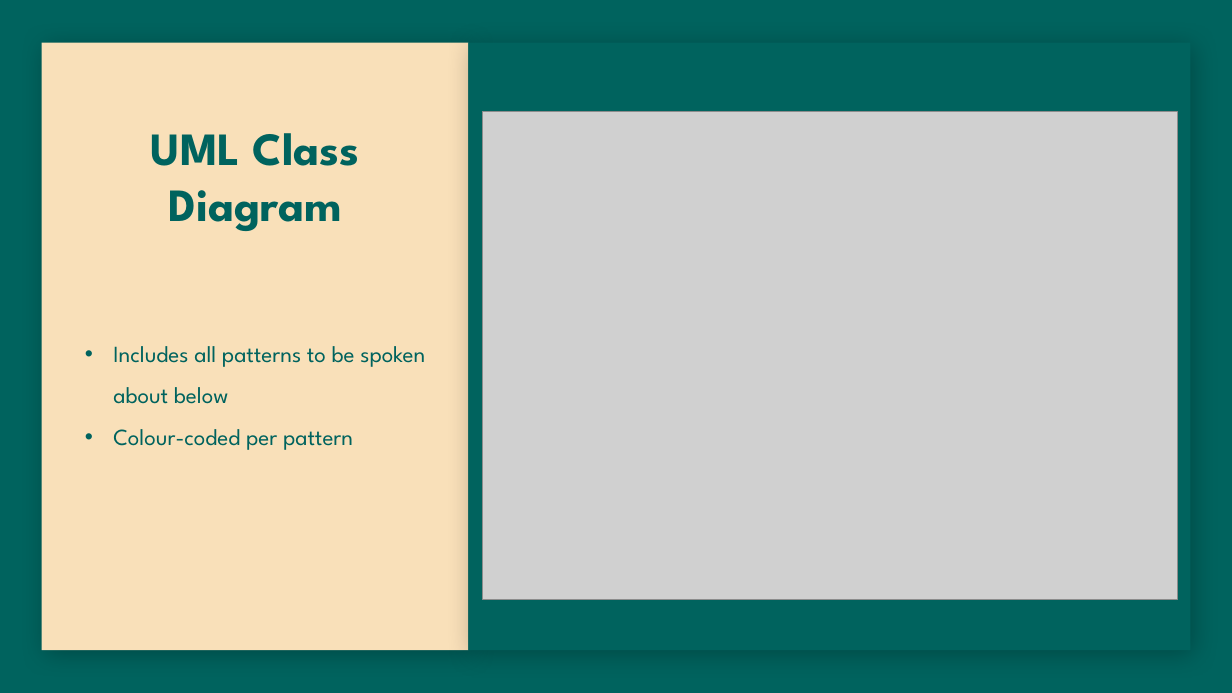
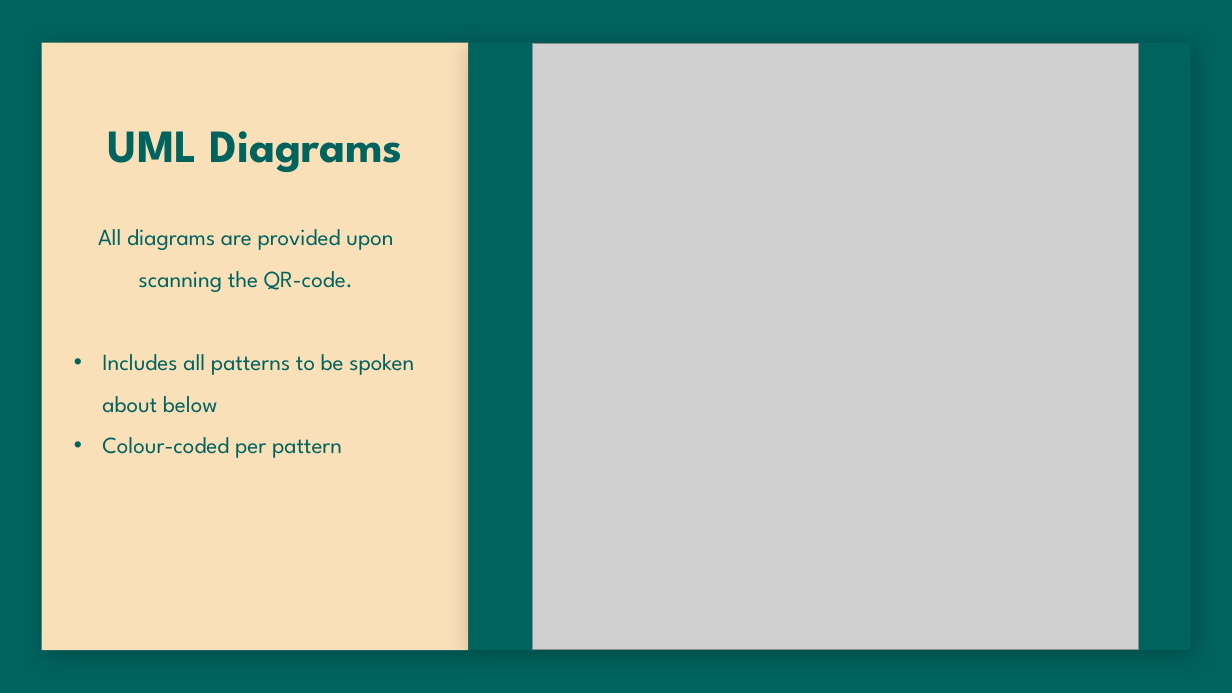
Before and after one commit to yashGhela/cos214prac6, a slide deck: slide 6 of Presentation/TIVIDY-Presentation.pptx. Drawn at 1232x693 pixels with LibreOffice and Linux fonts; fonts in the diff are those of the drawing; grey boxes stand for pictures. Boxes give left, top, right and bottom in pixels: in the first picture for what was removed or moved away, otherwise in the second. Text is boxed around its words. In the diff, an @@ line names an element or a change of style, - is before the commit and + after.

```diff
--- a/Presentation/TIVIDY-Presentation.pptx
+++ b/Presentation/TIVIDY-Presentation.pptx
@@ picture: place and size @@
-picture at box(482, 112, 1177, 600)
+picture at box(532, 43, 1139, 650)
@@ title at box(108, 131, 403, 172): text changed @@
-UML Class Diagram
+UML Diagrams
@@ text "All diagrams are provided upon ...": place and size @@
-text "All diagrams are provided upon ..." at box(113, 346, 425, 450)
+text "All diagrams are provided upon ..." at box(98, 229, 414, 458)
@@ text at box(98, 229, 393, 292): paragraph added @@
+All diagrams are provided upon scanning the QR-code.
```
Also in this commit, not shown: 15 other slides changed, 1 slide added, 3 slides removed, 6 other files.
